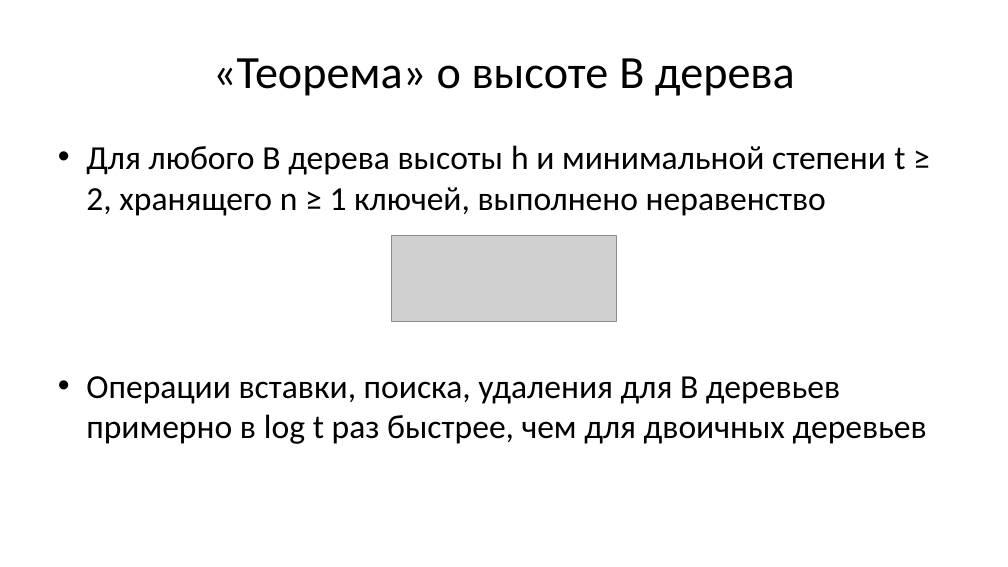
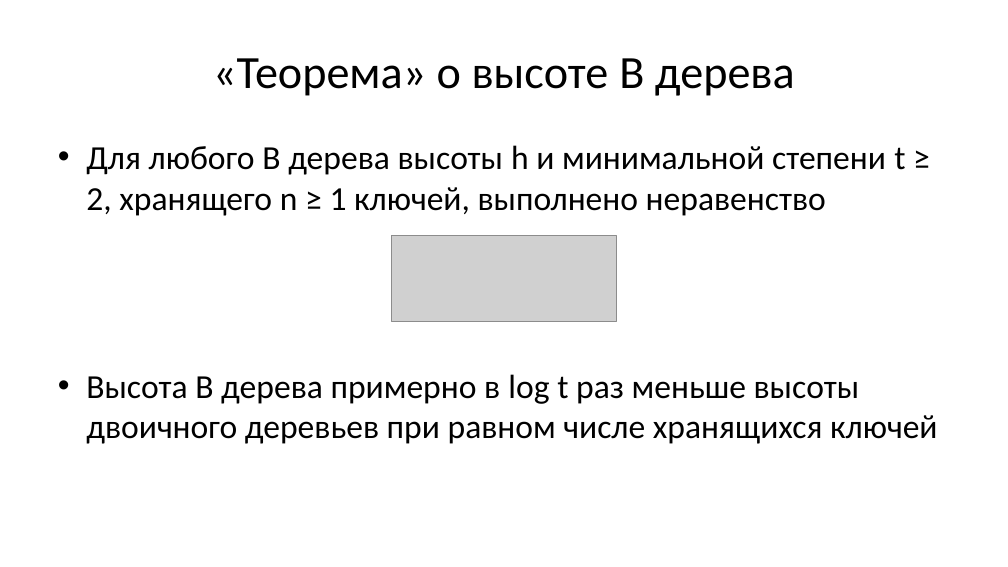
Before and after one commit to Evgueni-Petrov-aka-espetrov/Algorithms-and-Programming-in-C-pptx, a slide deck: slide 6 of 19 Б и КЧ деревья.pptx (slide 8 before the commit). Drawn at 1008x567 pixels with LibreOffice and Linux fonts; fonts in the diff are those of the drawing; grey boxes stand for pictures. Boxes give left, top, right and bottom in pixels: in the first picture for what was removed or moved away, otherwise in the second. Text is boxed around its words. In the diff, an @@ line names an element or a change of style, - is before the commit and + after.

```diff
--- a/19 Б и КЧ деревья.pptx
+++ b/19 Б и КЧ деревья.pptx
@@ text at <box>86,374,938,444</box>: text changed @@
-• Операции вставки, поиска, удаления для В деревьев примерно в log t раз быстрее, чем для двоичных деревьев
+• Высота В дерева примерно в log t раз меньше высоты двоичного деревьев при равном числе хранящихся ключей
```
Also in this commit, not shown: 12 other slides changed, 2 slides removed.
